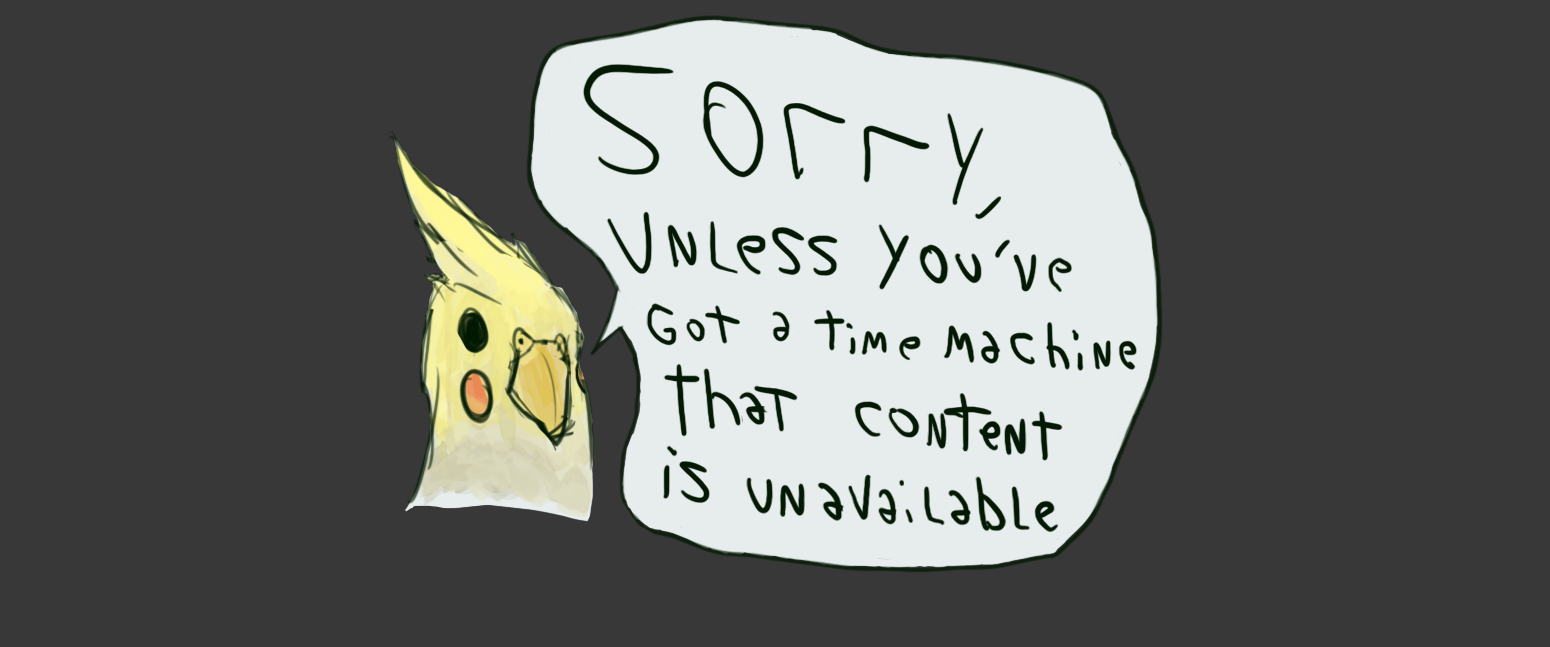
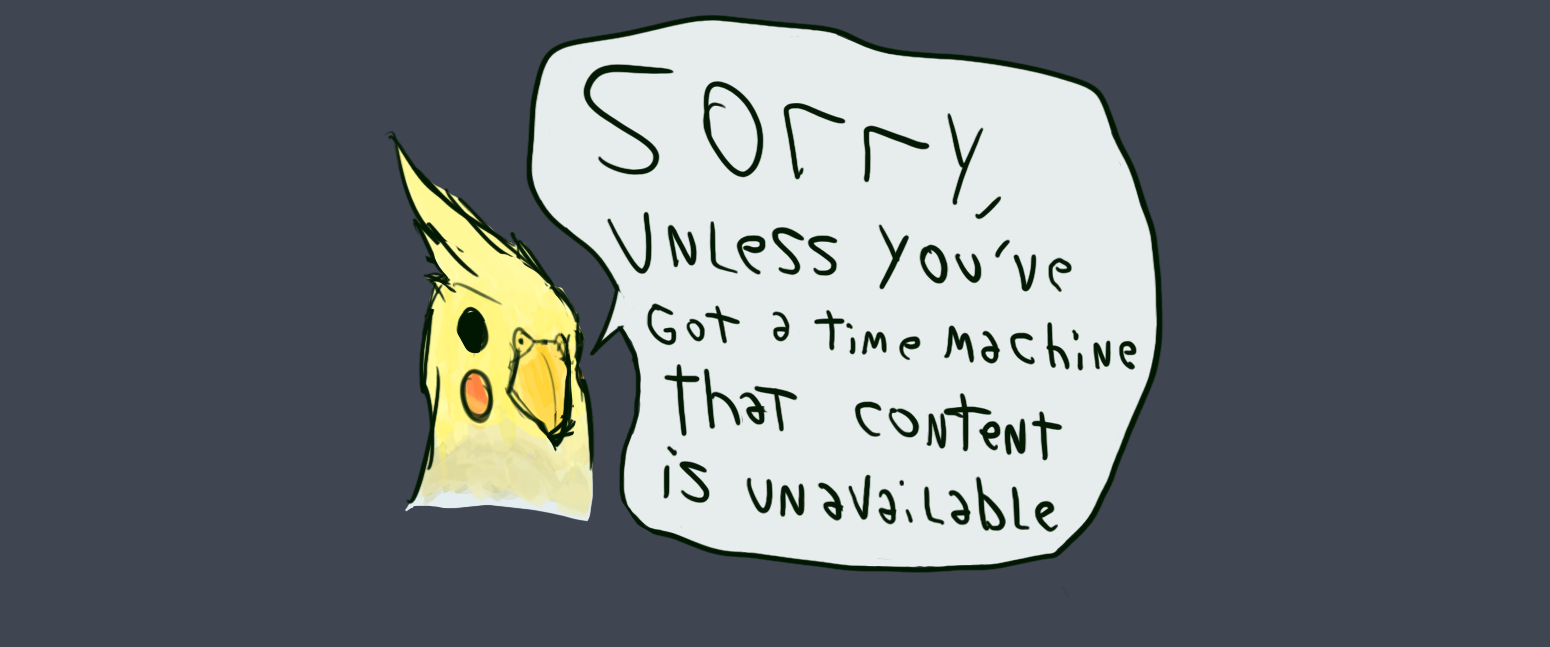
Layered file, before and after one edit (1550px x 647px). Changes by layer:
added layer "text copiar copy 3" above "text copiar" over [383, 15, 1164, 598]
painted on "Camada 1" over [0, 0, 1550, 647]
